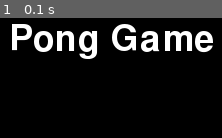
Above: before the commit, frame 1.
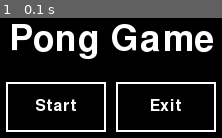
Above: after the commit, the same moment.

Repository: tk-wong/pygame-pong
Game: pygame game, started from main.py
Two runs of this game, one before a commit and one after it. Both use one fixed random seed, a clock stepped at 60 frames per second and the inputs below.
Inputs:
- Up to frame 1 (0.1 s): no input

The runs differ from the first frame. In frame 1, 6.1% of the frame differs, in the area x 2-98%, y 53-95%.

Commit message:
refactor end game state and game running state for improved structure and button functionality

Diff:
--- a/end_game_state.py
+++ b/end_game_state.py
@@ -1,11 +1,11 @@
 import pygame
-import sys
 
-from game_running_state import GameRunningState
-from game_state import GameState
+import game_state
+import game_running_state
+import menu_state
 
 
-class EndGameState(GameState):
+class EndGameState(game_state.GameState):
     def __init__(self, game_screen, left_score, right_score):
         self.game_screen = game_screen
         self.left_score = left_score
@@ -28,12 +28,14 @@
         text_surface = font.render(result_text, True, object_color)
         text_rect = text_surface.get_rect(center=(self.game_screen.width // 2, self.game_screen.height // 2))
         screen.blit(text_surface, text_rect)
-        restart_button_width = 100
-        restart_button_height = 50
-        restart_button = pygame.Rect(text_rect.left + (text_rect.width - (restart_button_width*2 +10)) // 2,
-                                     text_rect.bottom + 20, restart_button_width, restart_button_height)
-        exit_button = pygame.Rect(restart_button.left + restart_button_width + 10, text_rect.bottom + 20 , restart_button_width,
-                                  restart_button_height)
+        button_width = 100
+        button_height = 50
+        restart_button = pygame.Rect(text_rect.left + (text_rect.width - button_width) // 2,
+                                     text_rect.bottom + 20, button_width, button_height)
+        menu_button = pygame.Rect(restart_button.left -button_width -  10, text_rect.bottom + 20,
+                                  button_width, button_height)
+        exit_button = pygame.Rect(restart_button.left + button_width + 10, text_rect.bottom + 20 , button_width,
+                                  button_height)
         pygame.draw.rect(screen, object_color, restart_button, width=2)
         restart_text = button_font.render("Restart", True, self.game_screen.object_color)
         restart_text_rect = restart_text.get_rect(center=restart_button.center)
@@ -42,14 +44,28 @@
         exit_text = button_font.render("Exit", True, self.game_screen.object_color)
         exit_text_rect = exit_text.get_rect(center=exit_button.center)
         screen.blit(exit_text, exit_text_rect)
+
+        pygame.draw.rect(screen, object_color, menu_button, width=2)
+        menu_text = button_font.render("Menu", True, self.game_screen.object_color)
+        menu_text_rect = menu_text.get_rect(center=menu_button.center)
+        screen.blit(menu_text, menu_text_rect)
+
+        # if restart_button.collidepoint(pygame.mouse.get_pos()):
+        #     hand = pygame.Cursor(pygame.SYSTEM_CURSOR_HAND)
+        #     pygame.mouse.set_cursor(hand)
+        # else:
+        #     arrow = pygame.Cursor(pygame.SYSTEM_CURSOR_ARROW)
+        #     pygame.mouse.set_cursor(arrow)
+
         for event in pygame.event.get():
             if event.type == pygame.MOUSEBUTTONDOWN:
                 if event.button == 1:
                     if restart_button.collidepoint(event.pos):
-                        return GameRunningState(self.game_screen)
+                        return game_running_state.GameRunningState(self.game_screen)
                     elif exit_button.collidepoint(event.pos):
-                        pygame.quit()
-                        sys.exit()
+                        self.game_screen.quit_game()
+                    elif menu_button.collidepoint(event.pos):
+                        return menu_state.MenuState(self.game_screen)
             elif event.type == pygame.QUIT:
-                self.game_screen.quit()
+                self.game_screen.quit_game()
         return None
--- a/game_running_state.py
+++ b/game_running_state.py
@@ -1,20 +1,14 @@
 import math
 import random
 
+import end_game_state
 from bat import Bat
-from game_state import GameState
 import pygame
+import game_state
 
 
-# from bat import Bat
 
-
-class GameRunningState(GameState):
-    # left_bat = Bat(top_left_x= padding, top_left_y=screen_height // 2 - bat_height // 2, width=bat_width,
-    #                height=bat_height, color=game_screen.object_color)
-    # right_bat = Bat(top_left_x=screen_width - bat_width - padding, top_left_y=screen_height // 2 - bat_height // 2,
-    #                 width=bat_width,
-    #                 height=bat_height, color=game_screen.object_color)
+class GameRunningState( game_state.GameState):
     def __init__(self, game_screen, ball_speed=4.5, ball_radius=5):
         padding = 10
         self.game_screen = game_screen
@@ -100,9 +94,9 @@
                 self.left_score += 1
             self.y_direction = random.choice([-1, 1])
         self.ball_x += moving_speed * self.x_direction
-        # if self.left_score >= 5 or self.right_score >= 5:
-        #     from end_game_state import EndGameState
-        #     return EndGameState(self.game_screen, self.left_score, self.right_score)
+        if self.left_score >= 5 or self.right_score >= 5:
+
+            return end_game_state.EndGameState(self.game_screen, self.left_score, self.right_score)
         return None
 
     def hit_bottom(self, ball_rect):
--- a/game_screen.py
+++ b/game_screen.py
@@ -23,6 +23,7 @@
     def fill_background(self):
         self.screen.fill(self.background_color)
 
-    def quit(self):
+    @staticmethod
+    def quit_game():
         pygame.quit()
         sys.exit()
--- a/main.py
+++ b/main.py
@@ -1,4 +1,5 @@
 import pygame
+
 from game_screen import GameScreen
 from menu_state import MenuState
 
@@ -21,7 +22,7 @@
         for event in pygame.event.get():
             # check for quit event
             if event.type == pygame.QUIT:
-                game_screen.quit()
+                game_screen.quit_game()
         # get the current game state and execute it
         new_state = current_game_state.execute()
         # if the new state is not None, update the current game state
--- a/menu_state.py
+++ b/menu_state.py
@@ -1,11 +1,13 @@
-import sys
+
 
 import pygame
-
-from game_state import GameState
+import game_state
+import game_running_state
 
 
-class MenuState(GameState):
+
+
+class MenuState(game_state.GameState):
     def __init__(self, game_screen):
         self.game_screen = game_screen
 
@@ -19,15 +21,34 @@
         title_rect = title_text.get_rect(center=(self.game_screen.width // 2, self.game_screen.height // 2 - 50))
         screen.blit(title_text, title_rect)
 
+        button_font = pygame.font.Font(None, 24)
+        button_width = 100
+        button_height = 50
+        restart_button = pygame.Rect(title_rect.left + (title_rect.width - (button_width * 2 + 10)) // 2,
+                                     title_rect.bottom + 20, button_width, button_height)
+        exit_button = pygame.Rect(restart_button.left + button_width + 10, title_rect.bottom + 20, button_width,
+                                  button_height)
+
+        pygame.draw.rect(screen, object_color, restart_button, width=2)
+        start_text = button_font.render("Start", True, self.game_screen.object_color)
+        start_text_rect = start_text.get_rect(center=restart_button.center)
+        screen.blit(start_text, start_text_rect)
+        pygame.draw.rect(screen, object_color, exit_button, width=2)
+        exit_text = button_font.render("Exit", True, self.game_screen.object_color)
+        exit_text_rect = exit_text.get_rect(center=exit_button.center)
+        screen.blit(exit_text, exit_text_rect)
         # start_text = font.render("Press Enter to Start", True, object_color)
         # start_rect = start_text.get_rect(center=(self.game_screen.width // 2, self.game_screen.height // 2 + 50))
         # screen.blit(start_text, start_rect)
 
         for event in pygame.event.get():
             if event.type == pygame.QUIT:
-                self.game_screen.quit()
-            # elif event.type == self.game_screen.KEYDOWN:
-            #     if event.key == self.game_screen.K_RETURN:
-            #         return GameState(self.game_screen)  # Replace with actual game state
+                self.game_screen.quit_game()
+            elif event.type == pygame.MOUSEBUTTONDOWN:
+                if event.button == 1:
+                    if restart_button.collidepoint(event.pos):
+                        return game_running_state.GameRunningState(self.game_screen)
+                    elif exit_button.collidepoint(event.pos):
+                        self.game_screen.quit_game()
 
         return None
